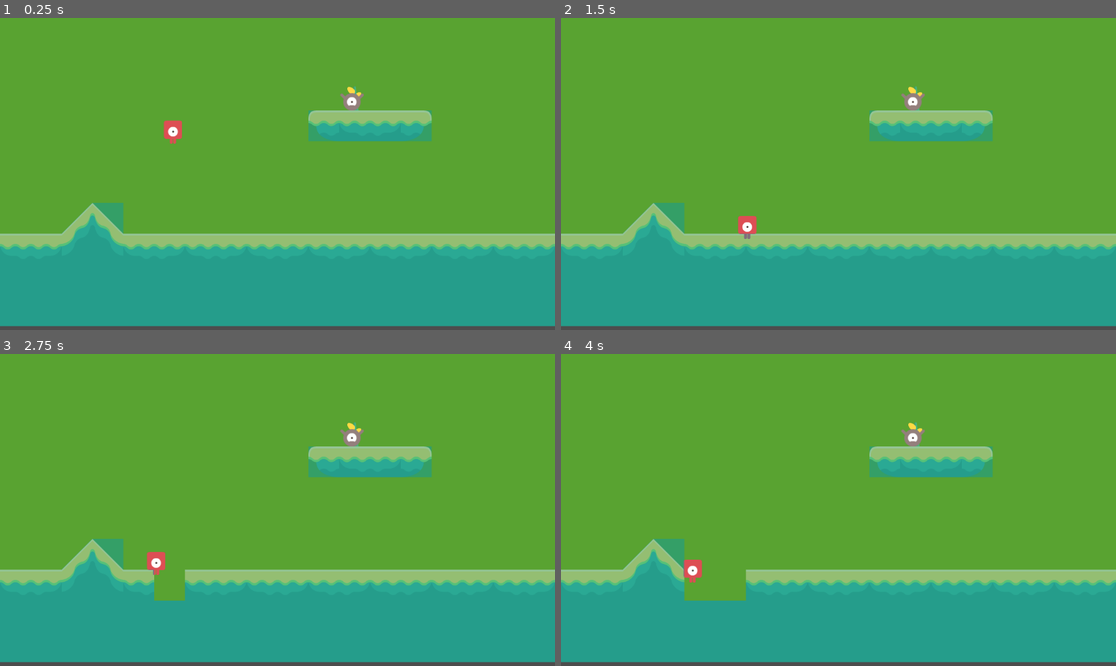
Above: before the commit, frames 1-4 (two rows, left to right).
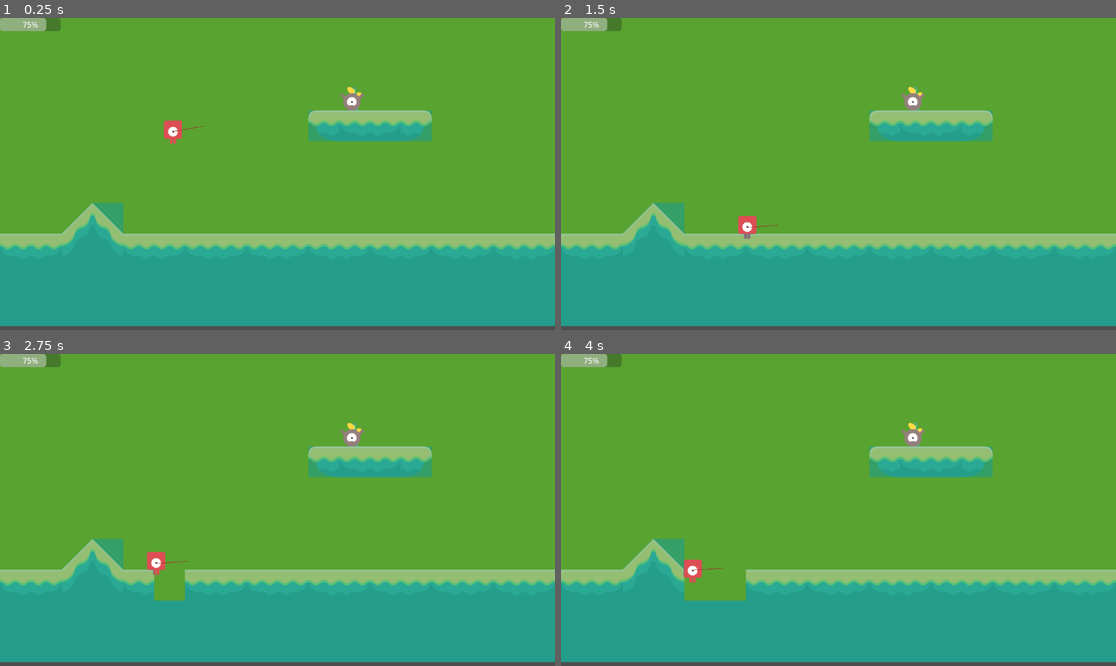
Above: after the commit, the same moments.

Repository: Kimmm-c/gunny-clone
Game: Godot game, scene res://SingleGameModeController/tutorial.tscn
Two runs of this game, one before a commit and one after it. Both use one fixed random seed, a clock stepped at 60 frames per second and the inputs below.
Inputs:
- Up to frame 1 (0.25 s): no input
- Up to frame 2 (1.5 s): hold Right (player_moves_right) 0.53-1.28 s; hold Down (decrease_shooting_angle) 0.53-1.28 s; tap Up (increase_shooting_angle) at 0.8, 1.35 s; hold Left (player_moves_left) from 1.28 s (still down)
- Up to frame 3 (2.75 s): tap Space (shoot) at 1.55 s; release Left (player_moves_left) at 2.03 s; hold Right (player_moves_right) from 2.03 s (still down); hold Space (shoot) from 2.03 s (still down); tap Down (decrease_shooting_angle) at 2.3 s
- Up to frame 4 (4 s): release Space (shoot) at 2.78 s; tap Down (decrease_shooting_angle) at 2.85 s; tap Up (increase_shooting_angle) at 3.05 s; release Right (player_moves_right) at 3.53 s; hold Left (player_moves_left) from 3.53 s (still down); hold Up (increase_shooting_angle) from 3.53 s (still down); tap Space (shoot) at 3.8 s

The runs differ from the first frame. In frame 1, 0.5% of the frame differs, in the area x 0-37%, y 0-37%; in frame 2, 0.5%; in frame 3, 0.5%, in the area x 0-34%, y 0-68%; in frame 4, 0.5%.

Commit message:
added shooting angle indicator

Diff:
--- a/Player/player.gd
+++ b/Player/player.gd
@@ -1,18 +1,23 @@
 extends CharacterBody2D
 
-@export var player_position = Vector2(200, 200)
 @export var health = 25000
 @export var speed = 50
+
+signal change_position(new_position)
+
 const GRAVITY = 300
 var is_listening = true
-var player_state
+var prev_position: Vector2
 
-enum PlayerState {
-	ALIVE,
-	DEAD
-}
+func _ready() -> void:
+	prev_position = position
+
 
 func _physics_process(delta: float) -> void:
+	if position != prev_position:
+		change_position.emit(position)
+		prev_position = position
+
 	velocity.y += GRAVITY * delta
 	if is_listening:
 		var direction = Vector2.ZERO
@@ -25,6 +30,3 @@
 		velocity.x = direction.x * speed
 
 	move_and_slide()
-
-func _ready() -> void:
-	player_state = PlayerState.ALIVE
--- a/Shot/shot.gd
+++ b/Shot/shot.gd
@@ -2,17 +2,34 @@
 
 signal shoot
 @export var shooting_power = 0.0
-@export var shooting_angle = 30
+@export var shooting_angle = 30:
+	set(value):
+		shooting_angle = value
+		calculate_end_point()
+		queue_redraw()
+
+const SPRITE_WIDTH = 64
+var origin = Vector2(0.5, 200):
+	set(value):
+		origin = value
+		calculate_end_point()
+		queue_redraw()
+var end : Vector2
 var power_is_increasing = true
+
+
+func _ready() -> void:
+	calculate_end_point()
+
 
 func _physics_process(delta: float) -> void:
 	if $FrameCounter.frame_counter:
 		if $FrameCounter.frame_counter % 20 == 0:
 			if Input.is_action_pressed("increase_shooting_angle"):
-				shooting_angle += 1
+				shooting_angle += 3
 				print("shooting angle: ", shooting_angle)
 			elif Input.is_action_pressed("decrease_shooting_angle"):
-				shooting_angle -= 1
+				shooting_angle -= 3
 				print("shooting angle: ", shooting_angle)
 			elif Input.is_action_pressed("shoot"):
 				if shooting_power > 1.0:
@@ -30,6 +47,18 @@
 			shoot.emit()
 
 
+func calculate_end_point() -> void:
+	var angle_in_rad = deg_to_rad(shooting_angle)
+	var new_end = Vector2(cos(angle_in_rad) * SPRITE_WIDTH, sin(angle_in_rad) * SPRITE_WIDTH)
+
+	# finalize end point before redrawing
+	end.x = (origin.x + new_end.x)
+	end.y = (origin.y - new_end.y)
+
+
+func _draw() -> void:
+	draw_line(origin, end, Color.BROWN, 1)
+
 func start_listening() -> void:
 	if $FrameCounter.frame_counter:
 		$FrameCounter.reset_counter()
@@ -43,3 +72,7 @@
 
 func reset_shooting_power() -> void:
 	shooting_power = 0
+
+
+func _on_player_change_position(new_position) -> void:
+	origin = new_position
--- a/Shot/shot.tscn
+++ b/Shot/shot.tscn
@@ -5,5 +5,25 @@
 
 [node name="Shot" type="Node2D"]
 script = ExtResource("1_awion")
+shooting_angle = 10
 
 [node name="FrameCounter" parent="." instance=ExtResource("2_dncrw")]
+
+[node name="Control" type="Control" parent="."]
+layout_mode = 3
+anchors_preset = 0
+offset_right = 40.0
+offset_bottom = 40.0
+size_flags_horizontal = 4
+size_flags_vertical = 4
+
+[node name="ProgressBar" type="ProgressBar" parent="Control"]
+layout_mode = 0
+offset_right = 126.0
+offset_bottom = 27.0
+value = 75.0
+
+[node name="TextureProgressBar" type="TextureProgressBar" parent="Control/ProgressBar"]
+layout_mode = 0
+offset_right = 40.0
+offset_bottom = 40.0
--- a/SingleGameModeController/tutorial.gd
+++ b/SingleGameModeController/tutorial.gd
@@ -9,6 +9,7 @@
 
 
 func _ready() -> void:
+	$Player.change_position.connect($Shot._on_player_change_position.bind())
 	start_player_turn()
 	#start_enemy_turn()
 
